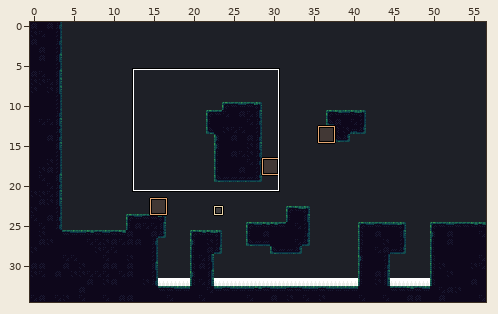
Level history. LDtk project: Assets/World/Areas/test.ldtk. Above, an overview of the earlier version with the close-up marked.
Close-up. As it was:
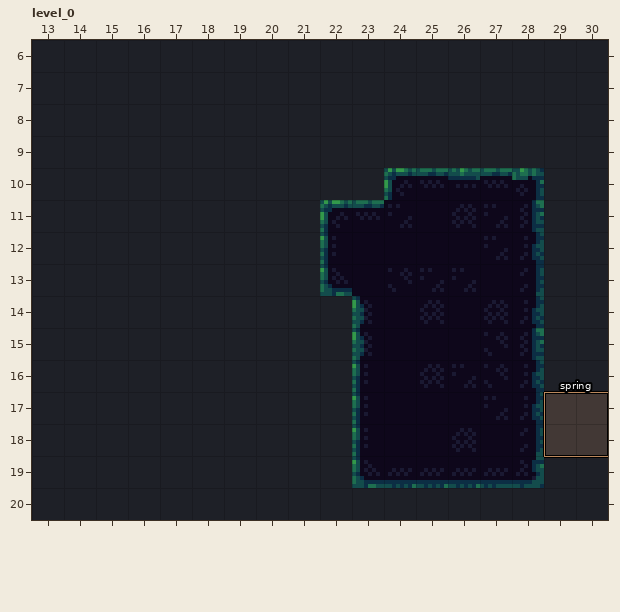
Cells are 8x8 px. Shown: level_0 x 13..30, y 6..20. The commit also changed other parts of the map, which this record leaves out.
And afterwards:
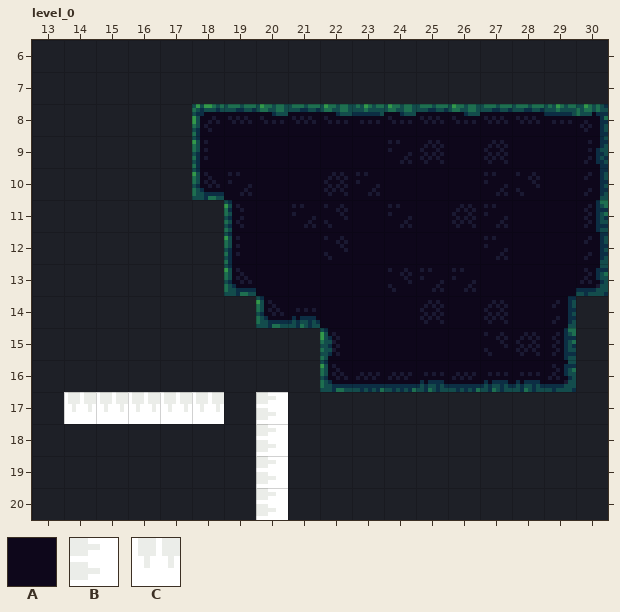
Key: from "static_colliders": A 1 "Wall", B 5 "spike_r", C 6 "spike_d".
_ is an empty cell.
Objects are placed by their top-left corner, in cells (3,4 is the top-left corner of cell 3,4); size is 1x1 cell unless given.
What changed:
Layer "static_colliders":
y 8..9: x 18..30 _____________ -> AAAAAAAAAAAAA
y 10: x 18..23 ______ -> AAAAAA; x 29..30 __ -> AA
y 11..13: x 19..21 ___ -> AAA; x 29..30 __ -> AA
y 14: x 20..22 ___ -> AAA; x 29 _ -> A
y 15..16: x 22 _ -> A; x 29 _ -> A
y 17: x 14..18 _____ -> CCCCC; x 20 _ -> B; x 23..28 AAAAAA -> ______
y 18..19: x 20 _ -> B; x 23..28 AAAAAA -> ______
y 20: x 20 _ -> B
Layer "entities":
removed: "spring" rectangle at 29,17 size 2x2
